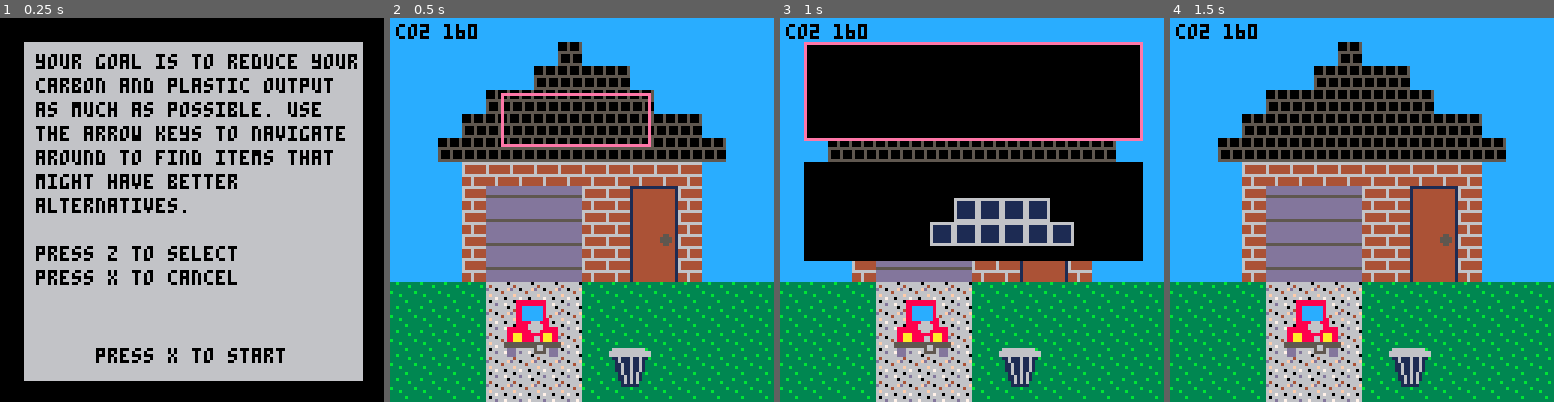
Above: before the commit, frames 1-4 (left to right).
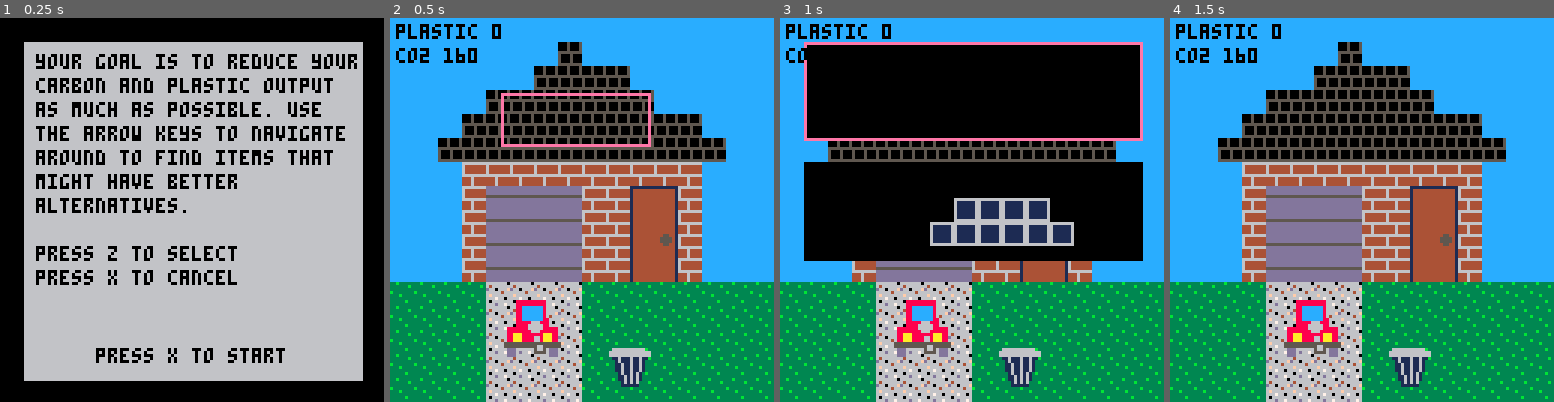
Above: after the commit, the same moments.

Repository: EmilyRagan/senior-project
Game: PICO-8 cartridge carts/home.p8
Two runs of this game, one before a commit and one after it. Both use one fixed random seed, a clock stepped at 60 frames per second and the inputs below.
Inputs:
- Up to frame 1 (0.25 s): no input
- Up to frame 2 (0.5 s): tap X (X key) at 0.33 s
- Up to frame 3 (1 s): tap O (Z key) at 0.7 s
- Up to frame 4 (1.5 s): tap X (X key) at 1.07 s

Frame 1 is identical in both runs. In frame 2, 0.7% of the frame differs, in the area x 1-29%, y 1-12%; in frame 3, 0.4%; in frame 4, 0.7%.

Commit message:
plastic values but with multiplers

Diff:
--- a/carts/home.p8
+++ b/carts/home.p8
@@ -44,6 +44,10 @@
         sprite_width = 6,
         x = 38,
         y = 26,
+        plastic = {
+          multiplier = 1,
+          addition = 0
+        },
         carbon = 50
       },
       {
@@ -53,6 +57,10 @@
         sprite_width = 6,
         x = 38,
         y = 26,
+        plastic = {
+          multiplier = 1,
+          addition = 0
+        },
         carbon = 40
       },
     }
@@ -81,6 +89,10 @@
         sprite_width = 3,
         x = 36,
         y = 92,
+        plastic = {
+          multiplier = 1,
+          addition = 0
+        },
         carbon = 100
       },
       {
@@ -90,6 +102,10 @@
         sprite_width = 3,
         x = 36,
         y = 92,
+        plastic = {
+          multiplier = 1,
+          addition = 0
+        },
         carbon = 50
       },
       {
@@ -99,6 +115,10 @@
         sprite_width = 3,
         x = 36,
         y = 100,
+        plastic = {
+          multiplier = 1,
+          addition = 0
+        },
         carbon = 0
       }
     }
@@ -114,8 +134,10 @@
         sprite_width = 2,
         x = 72,
         y = 108,
-        -- plastic multiplier
-        plastic = 1,
+        plastic = {
+          multiplier = 1,
+          addition = 0
+        },
         carbon = 10
       },
       {
@@ -125,9 +147,11 @@
         sprite_width = 4,
         x = 72,
         y = 108,
-        -- 8.4% recycling rate in 2017, 8.5% in 2018
-        -- plastic multiplier
-        plastic = 0.9,
+        plastic = {
+          -- 8.4% recycling rate in 2017, 8.5% in 2018
+          multiplier = 0.9,
+          addition = 0
+        },
         carbon = 9
       }
     }
@@ -280,19 +304,36 @@
 
 function drawHeadsUpDisplay()
   local co2 = 0
+  local plasticBase = 0
+  local plasticMultiplier = 1
   for idx, val in ipairs(outdoor_items)
   do
     local carbonVal = val.options[val.current].carbon
+    local plasticVals = val.options[val.current].plastic
     if (carbonVal != nil)
     then
       co2 += carbonVal
     end
+    if (plasticVals != nil)
+    then
+      local plasticAdd = val.options[val.current].plastic.addition
+      local plasticMult = val.options[val.current].plastic.multiplier
+      if (plasticAdd != nil)
+      then
+        plasticBase += plasticAdd
+      end
+      if (plasticMult != nil)
+      then
+        plasticMultiplier = plasticMultiplier * plasticMult
+      end
+    end
   end
 
   color(0)
-  print('co2', 2, 2)
-  print(co2, 18, 2)
-  -- print('plastic', 2, 10)
+  print('co2', 2, 10)
+  print(co2, 18, 10)
+  print('plastic', 2, 2)
+  print(plasticBase * plasticMultiplier, 34, 2)
 end
 
 function drawInstructions()
